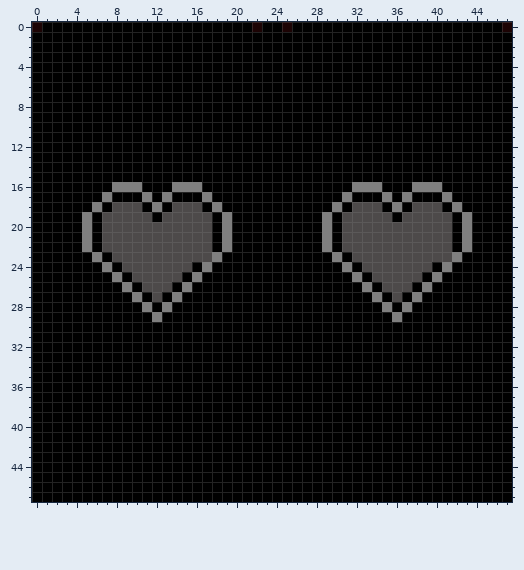
Two versions of one pixel-art sprite, Rogue_Nome1_Numero1_Nome2_Numero2/images/Red.png. This is how it looked before the edit.
The file is 48x48 pixels. Colours within 5 levels of each other are drawn and written as one.
New version:
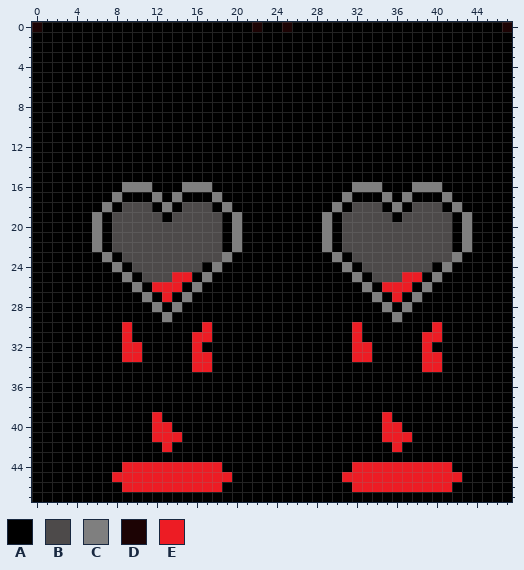
Palette (. is transparent): A #000000  B #4d4a4a  C #7f7f7f  D #1c0304  E #ed1c24
Edits made:
Changed rows in their new state; - is an unchanged pixel.
first column x 5:
16 ---A--C--A--C-----------------------
17 --AC--ACAC--AC----------------------
18 -ACA--BACA--BAC---------------------
19 ACA----BA----BAC--------------------
20 ACA----------BAC--------------------
21 ACA----------BAC--------------------
22 ACA----------BAC--------------------
23 -ACA---------BC---------------------
24 --ACA------BAC----------------------
25 ---ACA---EEAC-------------------EE--
26 ----ACAEEEAC------------------EEE---
27 -----ACAEAC--------------------E----
28 ------ACAC--------------------------
29 -------AC---------------------------
30 ----E-------E--------------E-------E
31 ----E------EE--------------E------EE
32 ----EE-----E---------------EE-----E-
33 ----EE-----EE--------------EE-----EE
34 -----------EE---------------------EE
first column x 8:
39 ----E----------------------E-------
40 ----EE---------------------EE------
41 ----EEE--------------------EEE-----
42 -----E----------------------E------
44 -EEEEEEEEEE-------------EEEEEEEEEE-
45 EEEEEEEEEEEE-----------EEEEEEEEEEEE
46 -EEEEEEEEEE-------------EEEEEEEEEE-
